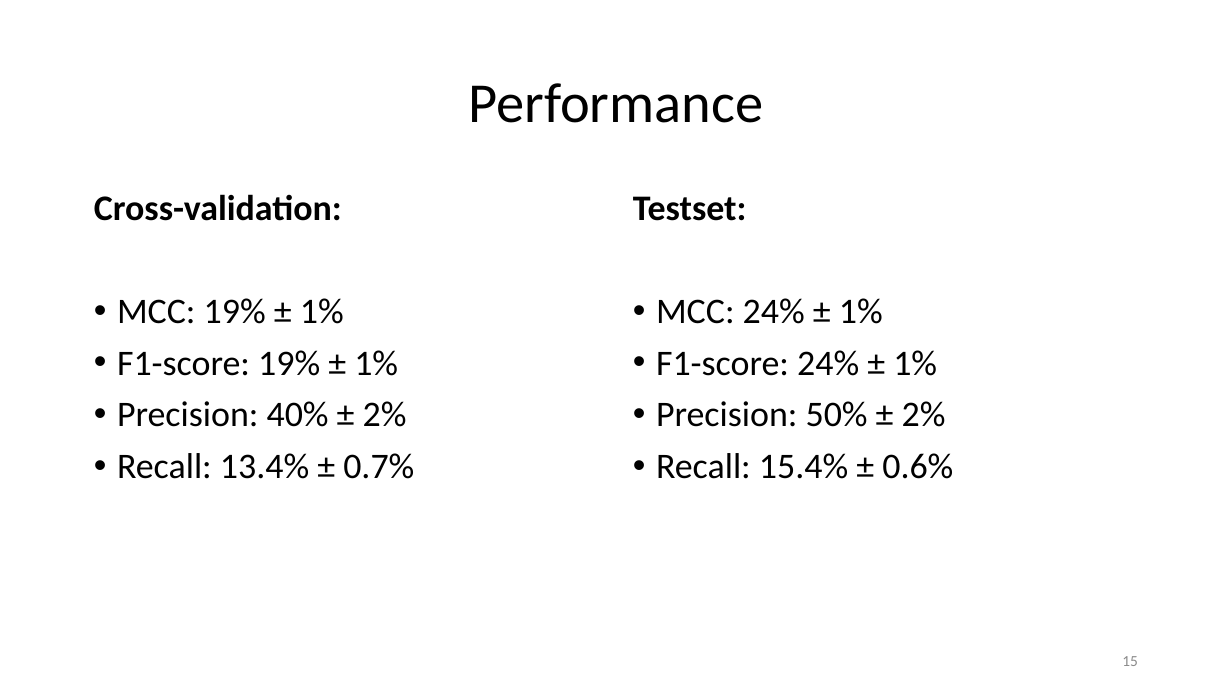
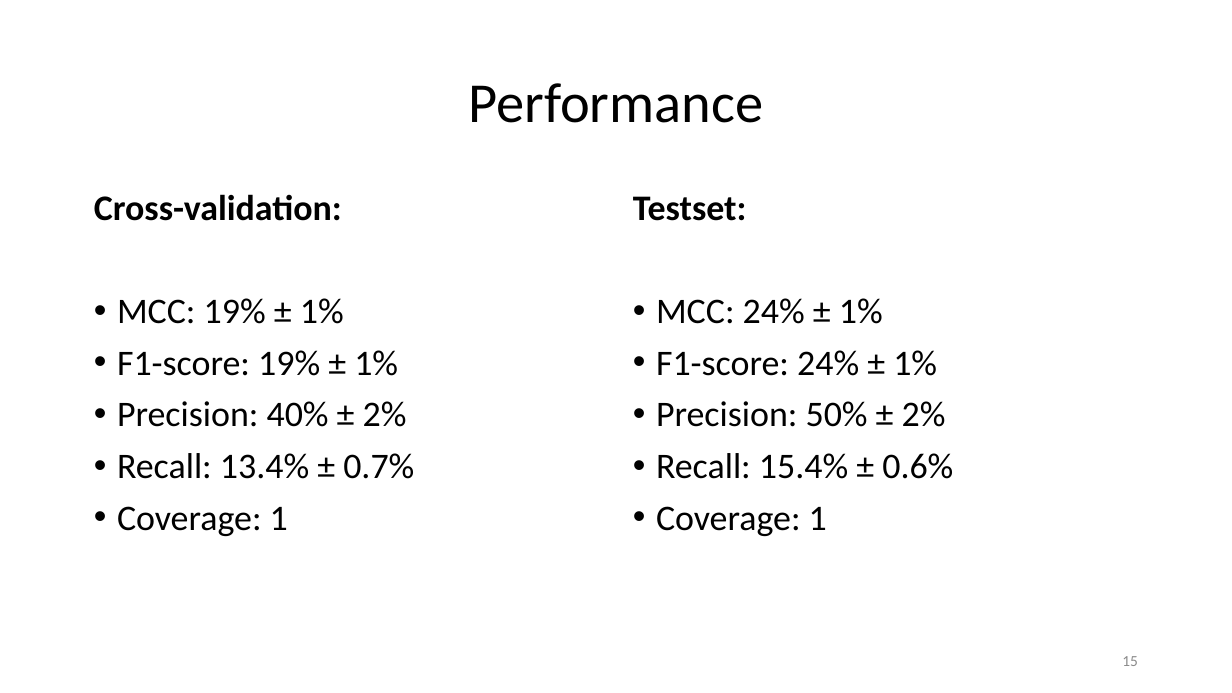
Before and after one commit to paulhager/ProteinPrediction1, a slide deck: slide 15 of BLOSUMscoresComparedToSingleSNAPscores.pptx. Drawn at 1232x693 pixels with LibreOffice and Linux fonts; fonts in the diff are those of the drawing; background and template pictures are left out. Boxes give left, top, right and bottom in pixels: in the first picture for what was removed or moved away, otherwise in the second. Text is boxed around its words. In the diff, an @@ line names an element or a change of style, - is before the commit and + after.

Commit message:
added coverage

```diff
--- a/BLOSUMscoresComparedToSingleSNAPscores.pptx
+++ b/BLOSUMscoresComparedToSingleSNAPscores.pptx
@@ text at (117, 506, 288, 536): paragraph added @@
+• Coverage: 1
@@ text at (656, 506, 827, 536): paragraph added @@
+• Coverage: 1
```
Also in this commit, not shown: 2 other slides changed, 1 other file.
